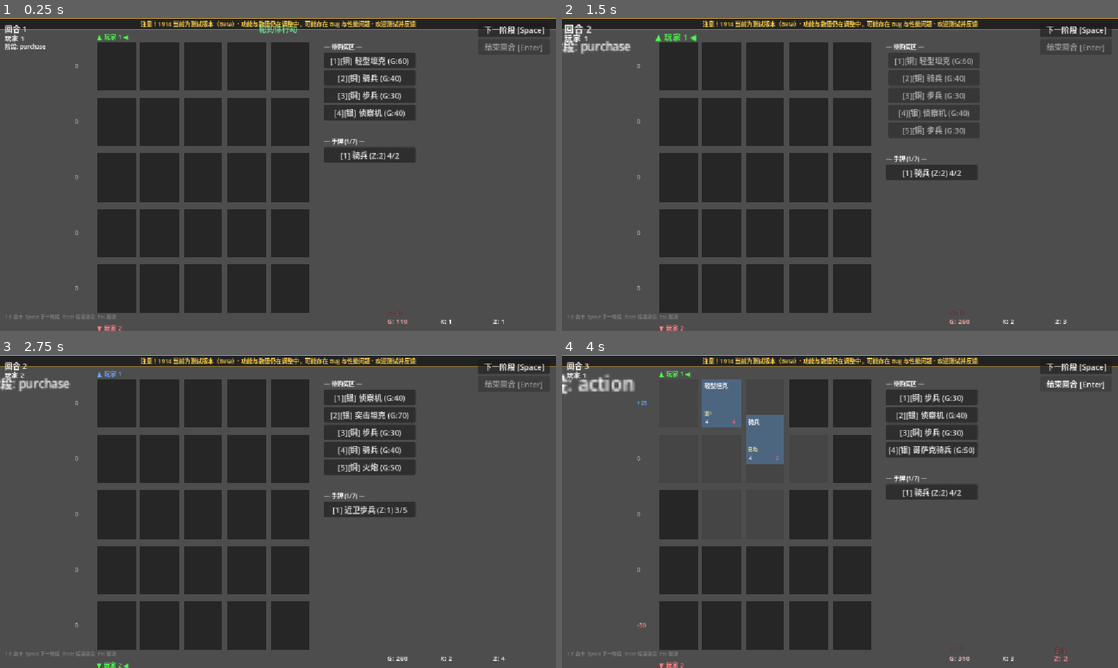
Above: before the commit, frames 1-4 (two rows, left to right).
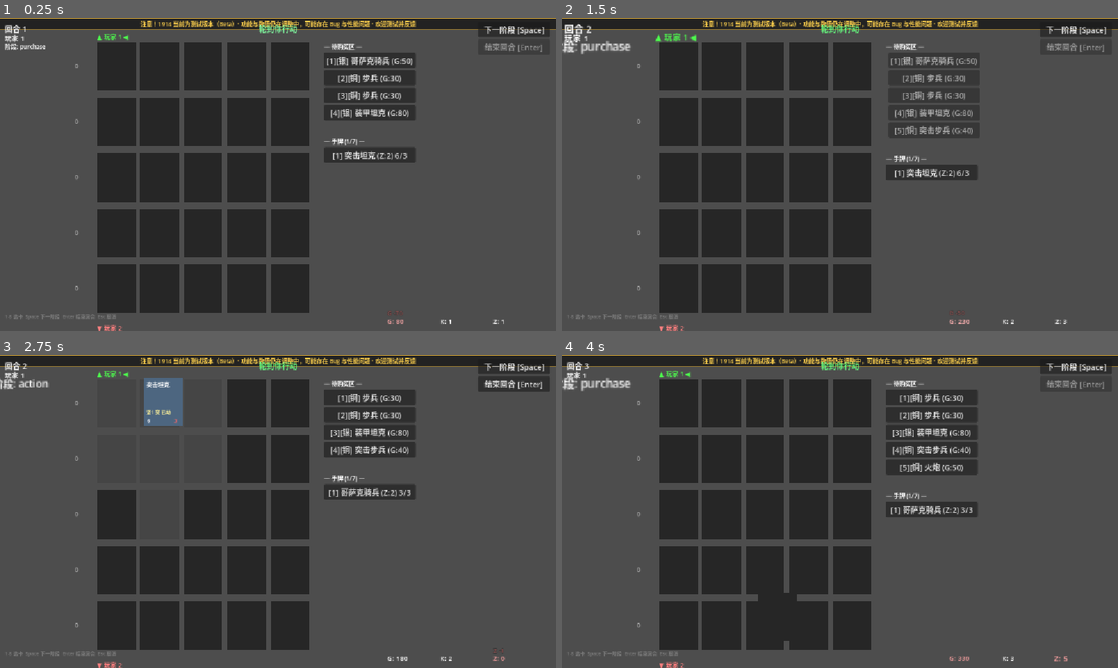
Above: after the commit, the same moments.

Repository: fdvecbtwdh/1914
Game: Godot game, scene res://tests/anim_verify.tscn
Two runs of this game, one before a commit and one after it. Both use one fixed random seed, a clock stepped at 60 frames per second and the inputs below. This scene is started directly instead of the project's main scene.
Inputs (mouse positions are in pixels of both pictures, inside the frame that each line leads up to):
- Up to frame 1 (0.25 s): no input
- Up to frame 2 (1.5 s): click "下一阶段 [Space]" at 0.5 s; click (928, 61) at 1.25 s, where only the run before the commit has a clickable "[1][铜] 近卫步兵 (G:40)"
- Up to frame 3 (2.75 s): click (366, 398) at 2 s, where only the run before the commit has a clickable "[1][铜] 骑兵 (G:40)"
- Up to frame 4 (4 s): click (1073, 383) at 2.75 s, where only the run after the commit has a clickable "结束回合 [Enter]"; click (1073, 383) at 3.5 s, where only the run after the commit has a clickable "结束回合 [Enter]"

The runs differ from the first frame. In frame 1, 0.8% of the frame differs, in the area x 46-75%, y 2-98%; in frame 2, 1.0%; in frame 3, 11%; in frame 4, 14%, in the area x 0-98%, y 2-98%.

Commit message:
fix(ui): 部署动画结束后单位消失（染色把 alpha 写回 0）
UiAnim.tint 原来直接补间整个 modulate，在缩放入场（alpha 0→1）同时运行时，
它把进场前捕获的 alpha=0 当作目标值写回，0.45s 后整张卡变全透明，
要等下一次整屏重绘（下个阶段）才重新出现。

- tint 改为只补间 RGB，alpha 始终保留当前值（新增 _apply_rgb 辅助）
- tests/anim_verify.gd：新增「部署：动画结束后单位 alpha 回 1 / 仍可见」两项断言
  （修复前稳定复现 alpha=0.0）
- tests/anim_verify.gd：固定随机种子，洗牌/AI 噪声不再让断言随机漂移；移动断言按图层
  查卡（同格可同时有地面与空军），修掉偶发误报

Diff:
--- a/scripts/ui/ui_anim.gd
+++ b/scripts/ui/ui_anim.gd
@@ -61,13 +61,24 @@
 
 
 ## 颜色闪烁（modulate 叠加染色，结束后还原）。
+## 只改 RGB、不碰 alpha：否则会和淡入/淡出类动画抢同一个属性。
+## 典型坑：缩放入场（alpha 0→1）与染色同时跑，染色把进场前捕获的 alpha=0 写回去，
+## 动画结束后整张卡变全透明，要等下一次整屏重绘才"重新出现"。
 static func tint(node: CanvasItem, color: Color, dur: float = 0.4) -> void:
 	if not _ok(node):
 		return
 	var base: Color = node.modulate
+	var from := Color(base.r, base.g, base.b)
+	var peak := Color(color.r, color.g, color.b)
 	var t := node.create_tween()
-	t.tween_property(node, "modulate", color, dur * 0.25)
-	t.tween_property(node, "modulate", base, dur * 0.75)
+	t.tween_method(_apply_rgb.bind(node), from, peak, dur * 0.25)
+	t.tween_method(_apply_rgb.bind(node), peak, from, dur * 0.75)
+
+
+## 只写回 modulate 的 RGB，当前 alpha 原样保留（避免把别人的淡入淡出踩掉）。
+static func _apply_rgb(c: Color, node: CanvasItem) -> void:
+	if _ok(node):
+		node.modulate = Color(c.r, c.g, c.b, node.modulate.a)
 
 
 ## 淡入 + 缩放入场（卡牌部署、横幅出现）。
--- a/tests/anim_verify.gd
+++ b/tests/anim_verify.gd
@@ -15,6 +15,8 @@
 
 
 func _ready() -> void:
+	# 固定随机种子：洗牌与 AI 噪声都走全局 RNG，不种子化的话每次跑到的场景不同，断言会随机漂移（CI 上尤其明显）
+	seed(20251019)
 	await get_tree().process_frame
 	battle = load("res://scenes/battle.tscn").instantiate()
 	get_tree().root.add_child(battle)
@@ -116,6 +118,12 @@
 				check("部署：新单位缩放进场（scale < 1）", _min_display_scale() < 0.999, "min scale=%f" % _min_display_scale())
 				await frames(30)
 				check("部署：动画结束后新单位 scale 回 1", absf(_min_display_scale() - 1.0) < 0.02, "min scale=%f" % _min_display_scale())
+				# 进场动画（缩放入场 + 染色）结束后，卡牌必须仍然是完全不透明的
+				var dep_disp = _display_for(int(dep["row"]), int(dep["col"]))
+				check("部署：动画结束后单位 alpha 回 1", dep_disp != null and dep_disp.modulate.a > 0.99,
+					"alpha=%s" % str(dep_disp.modulate.a if dep_disp != null else null))
+				check("部署：动画结束后单位仍可见", dep_disp != null and dep_disp.visible and dep_disp.scale.x > 0.5,
+					"visible=%s scale=%s" % [str(dep_disp.visible if dep_disp != null else null), str(dep_disp.scale if dep_disp != null else null)])
 			dep = _pick_deploy(tm.get_state())
 		if tm.get_state().phase == "deploy":
 			_submit({"type": "skip_phase"})
@@ -153,6 +161,8 @@
 		if not mv.is_empty():
 			var from_cell := Vector2i(int(mv["from_row"]), int(mv["from_col"]))
 			var to_cell := Vector2i(int(mv["to_row"]), int(mv["to_col"]))
+			var pre := tm.get_state()
+			var mv_air: bool = pre.board.get_unit(from_cell.x, from_cell.y, "air") != null
 			_submit({"type": "move", "from_row": from_cell.x, "from_col": from_cell.y, "to_row": to_cell.x, "to_col": to_cell.y})
 			await frames(3)
 			if not done.has("move"):
@@ -164,12 +174,12 @@
 				if not ghosts.is_empty():
 					var gp: Vector2 = ghosts[0].position
 					check("移动：残影位于起点与终点之间", gp != a and gp != b and gp.distance_to(a) > 1.0, "ghost=%s from=%s to=%s" % [str(gp), str(a), str(b)])
-				var dest = _display_for(to_cell.x, to_cell.y)
-				check("移动：终点原位卡在滑行期间隐藏", dest != null and not dest.visible, "visible=%s" % str(dest.visible if dest != null else null))
+				var dest = _display_for(to_cell.x, to_cell.y, 1 if mv_air else 0)
+				check("移动：终点原位卡在滑行期间隐藏", dest != null and not dest.visible, "visible=%s air=%s" % [str(dest.visible if dest != null else null), str(mv_air)])
 				await frames(30)
 				check("移动：滑行结束残影清理", _ghosts().is_empty(), "%d ghost(s)" % _ghosts().size())
-				var dest2 = _display_for(to_cell.x, to_cell.y)
-				check("移动：终点卡恢复可见", dest2 != null and dest2.visible, "visible=%s" % str(dest2.visible if dest2 != null else null))
+				var dest2 = _display_for(to_cell.x, to_cell.y, 1 if mv_air else 0)
+				check("移动：终点卡恢复可见", dest2 != null and dest2.visible, "visible=%s air=%s" % [str(dest2.visible if dest2 != null else null), str(mv_air)])
 				var b_air: Vector2 = board._cell_pos(to_cell.x, to_cell.y, true)
 				check("移动：终点卡回到网格位置", dest2 != null and (dest2.position.distance_to(b) < 1.0 or dest2.position.distance_to(b_air) < 1.0),
 					"pos=%s expect=%s|%s" % [str(dest2.position if dest2 != null else null), str(b), str(b_air)])
@@ -193,9 +203,10 @@
 	return st.board.get_unit(row, col, "ground") != null or st.board.get_unit(row, col, "air") != null
 
 
-func _display_for(row: int, col: int):
+func _display_for(row: int, col: int, layer: int = -1):
+	# layer: -1 任意图层；0 地面；1 空域（同一格可能同时站着地面与空军）
 	for k in board._unit_displays:
-		if int(k.x) == row and int(k.y) == col:
+		if int(k.x) == row and int(k.y) == col and (layer < 0 or int(k.z) == layer):
 			return board._unit_displays[k]
 	return null
 
